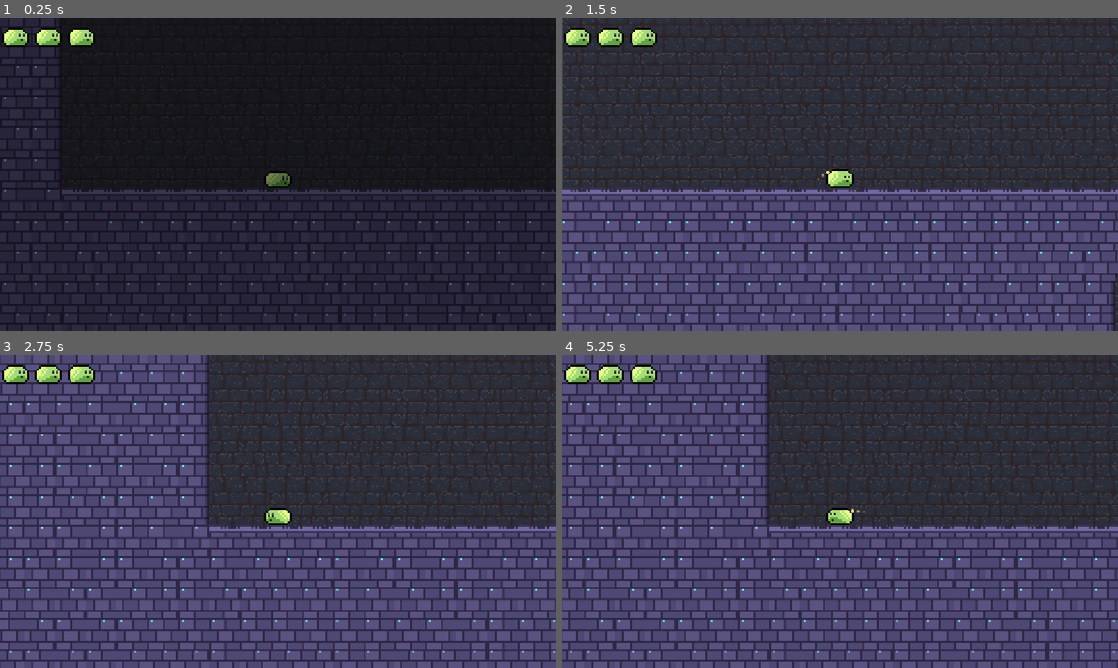
Above: before the commit, frames 1-4 (two rows, left to right).
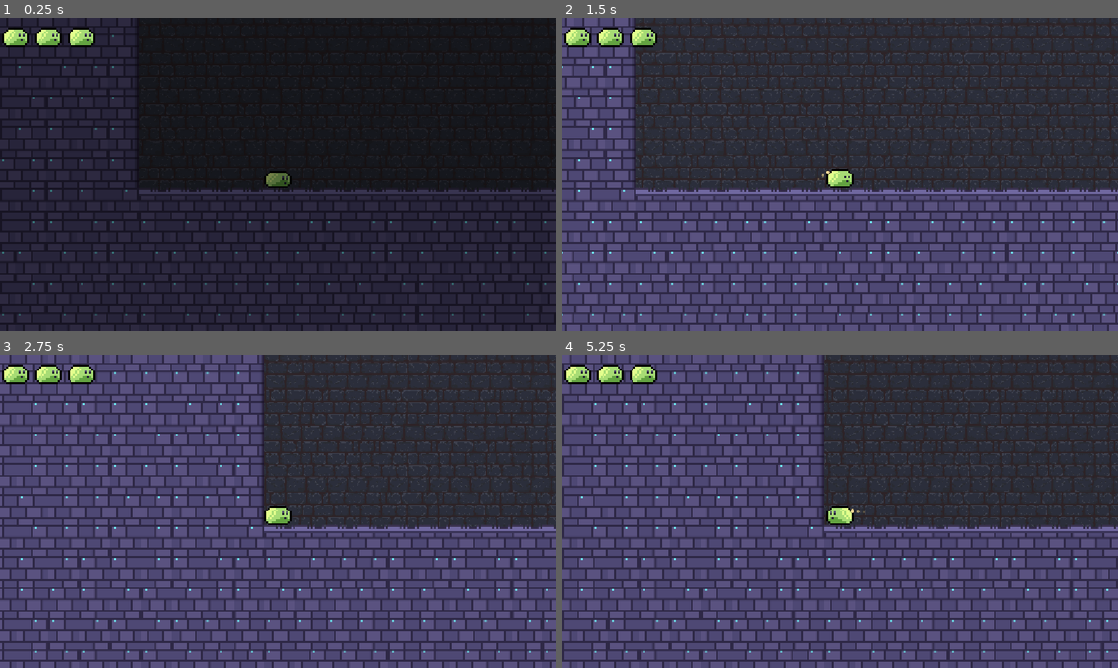
Above: after the commit, the same moments.

Repository: Trash-and-Co/bounce-back
Game: Godot game, scene res://scenes/levels/castleOfDespair/stage3EntranceToLavaDepths.tscn
Two runs of this game, one before a commit and one after it. Both use one fixed random seed, a clock stepped at 60 frames per second and the inputs below. This scene is started directly instead of the project's main scene.
Inputs (mouse positions are in pixels of both pictures, inside the frame that each line leads up to):
- Up to frame 1 (0.25 s): no input
- Up to frame 2 (1.5 s): move the mouse to (962, 158) at 0.52 s; click (962, 158) at 0.67 s; drag from (728, 190) to (812, 237) at 1.27 s
- Up to frame 3 (2.75 s): move the mouse to (333, 442) at 2.02 s; click (333, 442) at 2.17 s
- Up to frame 4 (5.25 s): drag from (812, 574) to (673, 464) at 2.77 s; move the mouse to (1006, 558) at 3.52 s; click (1006, 558) at 3.67 s; drag from (673, 464) to (756, 433) at 4.27 s; move the mouse to (867, 511) at 5.02 s; click (867, 511) at 5.17 s

The runs differ from the first frame. In frame 1, 7.4% of the frame differs, in the area x 0-100%, y 0-100%; in frame 2, 10%; in frame 3, 19%; in frame 4, 19%.

Commit message:
configs

Diff:
--- /dev/null
+++ b/objects/stage_exit/stageExit.tscn
@@ -0,0 +1,11 @@
+[gd_scene format=3 uid="uid://ds54xbndfnvl6"]
+
+[ext_resource type="Script" uid="uid://bbql3hc1obhaj" path="res://objects/stage_exit/stage_exit.gd" id="1_m513a"]
+
+[sub_resource type="RectangleShape2D" id="RectangleShape2D_hlmbe"]
+
+[node name="StageExit" type="Area2D" unique_id=13219813]
+script = ExtResource("1_m513a")
+
+[node name="CollisionShape2D" type="CollisionShape2D" parent="." unique_id=2142850344]
+shape = SubResource("RectangleShape2D_hlmbe")
--- /dev/null
+++ b/objects/stage_exit/stage_exit.gd
@@ -0,0 +1,28 @@
+extends Area2D
+
+@export_file("*.tscn") var next_stage: String
+
+var changing_stage := false
+
+
+func _ready() -> void:
+	body_entered.connect(_on_body_entered)
+
+
+func _on_body_entered(body: Node2D) -> void:
+	if changing_stage or not body.is_in_group("player"):
+		return
+
+	if next_stage.is_empty():
+		push_warning("Choose a Next Stage for " + name)
+		return
+
+	changing_stage = true
+	_change_stage.call_deferred()
+
+
+func _change_stage() -> void:
+	var result := get_tree().change_scene_to_file(next_stage)
+	if result != OK:
+		changing_stage = false
+		push_error("Could not load stage: " + next_stage)
--- a/project.godot
+++ b/project.godot
@@ -11,7 +11,7 @@
 [application]
 
 config/name="BounceBack"
-run/main_scene="uid://bh41eubssjdo1"
+run/main_scene="uid://b5enshmjekrmf"
 config/features=PackedStringArray("4.7", "GL Compatibility")
 config/icon="res://icon.svg"
 
--- a/scenes/levels/castleOfDespair/stage3EntranceToLavaDepths.tscn
+++ b/scenes/levels/castleOfDespair/stage3EntranceToLavaDepths.tscn
@@ -9,6 +9,7 @@
 [ext_resource type="PackedScene" uid="uid://dl7kqpfvinyc8" path="res://enemies/cannon/cannon.tscn" id="7_v6a5q"]
 [ext_resource type="PackedScene" uid="uid://c7h32g5xrtmlf" path="res://enemies/spike/spike.tscn" id="8_t6i05"]
 [ext_resource type="PackedScene" uid="uid://j8h0x4k13qop" path="res://enemies/deathTrigger/deathTrigger.tscn" id="9_v6a5q"]
+[ext_resource type="PackedScene" uid="uid://ds54xbndfnvl6" path="res://objects/stage_exit/stageExit.tscn" id="10_t6i05"]
 
 [node name="Stage2Spike" type="Node2D" unique_id=965111673]
 
@@ -17,7 +18,7 @@
 tile_set = ExtResource("1_s4jsk")
 
 [node name="Player" parent="." unique_id=2115439458 instance=ExtResource("2_6tc1s")]
-position = Vector2(576, 480)
+position = Vector2(416, 480)
 
 [node name="Background" parent="Player/Camera2D" parent_id_path=PackedInt32Array(2115439458, 1896346191) index="0" unique_id=417367645]
 position = Vector2(11.66626, -4.5)
@@ -266,5 +267,50 @@
 position = Vector2(2080, 1024)
 scale = Vector2(102.600365, -4.63166)
 
+[node name="Spike32" parent="." unique_id=844819848 instance=ExtResource("8_t6i05")]
+position = Vector2(6176, 2848)
+
+[node name="Spike33" parent="." unique_id=221092029 instance=ExtResource("8_t6i05")]
+position = Vector2(6240, 2848)
+
+[node name="Spike34" parent="." unique_id=14744712 instance=ExtResource("8_t6i05")]
+position = Vector2(6304, 2848)
+
+[node name="Spike35" parent="." unique_id=233435917 instance=ExtResource("8_t6i05")]
+position = Vector2(6688, 2848)
+
+[node name="Spike36" parent="." unique_id=440162142 instance=ExtResource("8_t6i05")]
+position = Vector2(6752, 2848)
+
+[node name="Spike37" parent="." unique_id=1188781554 instance=ExtResource("8_t6i05")]
+position = Vector2(5664, 2272)
+
+[node name="Spike38" parent="." unique_id=481986715 instance=ExtResource("8_t6i05")]
+position = Vector2(5728, 2272)
+
+[node name="Spike39" parent="." unique_id=1241696133 instance=ExtResource("8_t6i05")]
+position = Vector2(5472, 2848)
+
+[node name="Spike40" parent="." unique_id=100117600 instance=ExtResource("8_t6i05")]
+position = Vector2(5536, 2848)
+
+[node name="Spike41" parent="." unique_id=1622876637 instance=ExtResource("8_t6i05")]
+position = Vector2(3744, 2848)
+
+[node name="Spike42" parent="." unique_id=429971580 instance=ExtResource("8_t6i05")]
+position = Vector2(3936, 2016)
+
+[node name="Spike43" parent="." unique_id=661840221 instance=ExtResource("8_t6i05")]
+position = Vector2(3872, 2016)
+
+[node name="Spike44" parent="." unique_id=176165307 instance=ExtResource("8_t6i05")]
+position = Vector2(3808, 1504)
+
+[node name="StageExit" parent="." unique_id=13219813 instance=ExtResource("10_t6i05")]
+position = Vector2(9536, 4992)
+scale = Vector2(38.207672, -8.975185)
+next_stage = "uid://c0iu6rpepsy0r"
+
 [editable path="Player"]
 [editable path="DeathTrigger"]
+[editable path="StageExit"]
--- a/scenes/mainMenu.tscn
+++ b/scenes/mainMenu.tscn
@@ -1,6 +1,7 @@
 [gd_scene format=4 uid="uid://b5enshmjekrmf"]
 
 [ext_resource type="Texture2D" uid="uid://bi0me184esy0w" path="res://assets/SlimePlatformerAssets/Backgrounds/Bg2.png" id="1_3d1i7"]
+[ext_resource type="Script" uid="uid://c3bjjtow576cb" path="res://scenes/main_menu.gd" id="1_clbkb"]
 [ext_resource type="Shader" uid="uid://cgscyo4eekymq" path="res://scenes/mainMenu.gdshader" id="1_l7wge"]
 [ext_resource type="AudioStream" uid="uid://ds3ldtbmo1t8g" path="res://assets/sounds/music/haven_mainmenu.ogg" id="2_48ign"]
 [ext_resource type="FontFile" uid="uid://4fox4h7hggqn" path="res://assets/fonts/Pixel Intv.otf" id="2_l7wge"]
@@ -94,6 +95,7 @@
 anchor_bottom = 1.0
 grow_horizontal = 2
 grow_vertical = 2
+script = ExtResource("1_clbkb")
 
 [node name="ColorRect" type="TextureRect" parent="." unique_id=1081389048]
 texture_filter = 1
@@ -116,7 +118,7 @@
 offset_left = -191.73602
 offset_top = -60.25
 offset_right = 191.73602
-offset_bottom = 246.25
+offset_bottom = 60.0
 grow_horizontal = 2
 grow_vertical = 2
 theme_override_constants/separation = 24
@@ -140,42 +142,6 @@
 theme_override_styles/hover = SubResource("StyleBoxFlat_7nrmo")
 theme_override_styles/hover_pressed = SubResource("StyleBoxFlat_clbkb")
 text = "Start Game"
-
-[node name="Button2" type="Button" parent="VBoxContainer" unique_id=1113155038]
-layout_mode = 2
-size_flags_vertical = 3
-theme_override_colors/font_color = Color(0, 0, 0, 1)
-theme_override_colors/font_focus_color = Color(0, 0, 0, 1)
-theme_override_colors/font_pressed_color = Color(0, 0, 0, 1)
-theme_override_colors/font_hover_color = Color(0, 0, 0, 1)
-theme_override_colors/font_hover_pressed_color = Color(0, 0, 0, 1)
-theme_override_colors/font_outline_color = Color(0.0013465314, 0.166145, 0, 0.32156864)
-theme_override_constants/outline_size = 4
-theme_override_fonts/font = ExtResource("2_l7wge")
-theme_override_font_sizes/font_size = 32
-theme_override_styles/normal = SubResource("StyleBoxFlat_48ign")
-theme_override_styles/pressed = SubResource("StyleBoxFlat_l7wge")
-theme_override_styles/hover = SubResource("StyleBoxFlat_7nrmo")
-theme_override_styles/hover_pressed = SubResource("StyleBoxFlat_clbkb")
-text = "Options"
-
-[node name="Button3" type="Button" parent="VBoxContainer" unique_id=659189825]
-layout_mode = 2
-size_flags_vertical = 3
-theme_override_colors/font_color = Color(0, 0, 0, 1)
-theme_override_colors/font_focus_color = Color(0, 0, 0, 1)
-theme_override_colors/font_pressed_color = Color(0, 0, 0, 1)
-theme_override_colors/font_hover_color = Color(0, 0, 0, 1)
-theme_override_colors/font_hover_pressed_color = Color(0, 0, 0, 1)
-theme_override_colors/font_outline_color = Color(0.0013465314, 0.166145, 0, 0.32156864)
-theme_override_constants/outline_size = 4
-theme_override_fonts/font = ExtResource("2_l7wge")
-theme_override_font_sizes/font_size = 32
-theme_override_styles/normal = SubResource("StyleBoxFlat_48ign")
-theme_override_styles/pressed = SubResource("StyleBoxFlat_l7wge")
-theme_override_styles/hover = SubResource("StyleBoxFlat_7nrmo")
-theme_override_styles/hover_pressed = SubResource("StyleBoxFlat_clbkb")
-text = "Quit Game"
 
 [node name="AudioStreamPlayer" type="AudioStreamPlayer" parent="." unique_id=409874002]
 stream = ExtResource("2_48ign")
@@ -202,3 +168,5 @@
 [node name="TileMapLayer" type="TileMapLayer" parent="." unique_id=816282030]
 tile_map_data = PackedByteArray("AAD//wgAAAADAAMAAAAAAAgAAAAMAAMAAAABAAgAAAABAAMAAAACAAgAAAABAAMAAAADAAgAAAABAAMAAAADAA …(1040 unchanged characters)…
 tile_set = ExtResource("5_7nrmo")
+
+[connection signal="pressed" from="VBoxContainer/Button" to="." method="_on_play_button_pressed"]
--- /dev/null
+++ b/scenes/main_menu.gd
@@ -0,0 +1,5 @@
+extends Control
+
+
+func _on_play_button_pressed() -> void:
+	get_tree().change_scene_to_file("res://scenes/levels/grassPlatues/stage1Tutorial.tscn")
Not shown, added: export_presets.cfg
Not shown, added: objects/stage_exit/stage_exit.gd.uid
Not shown, added: scenes/main_menu.gd.uid
